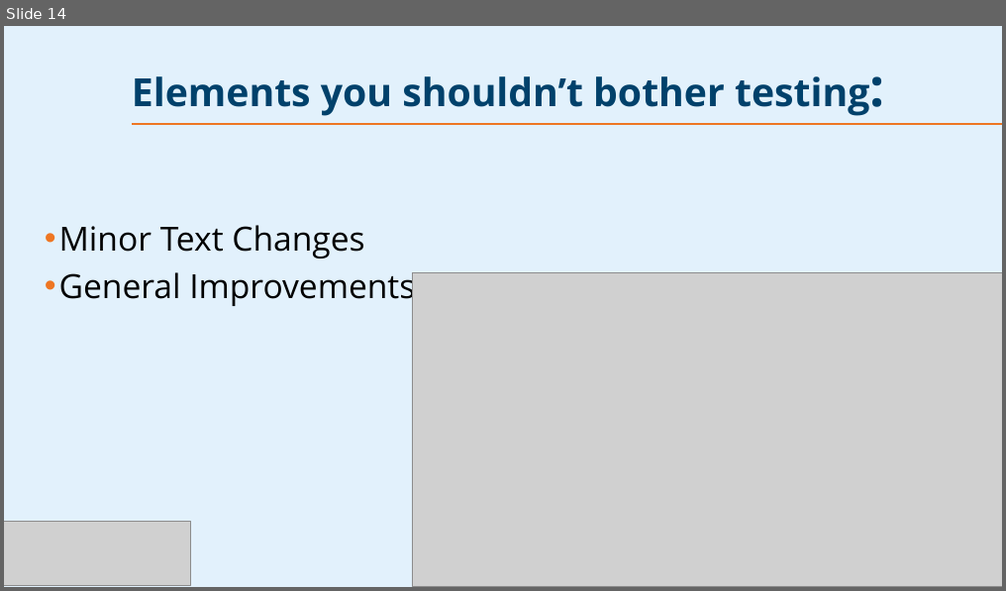
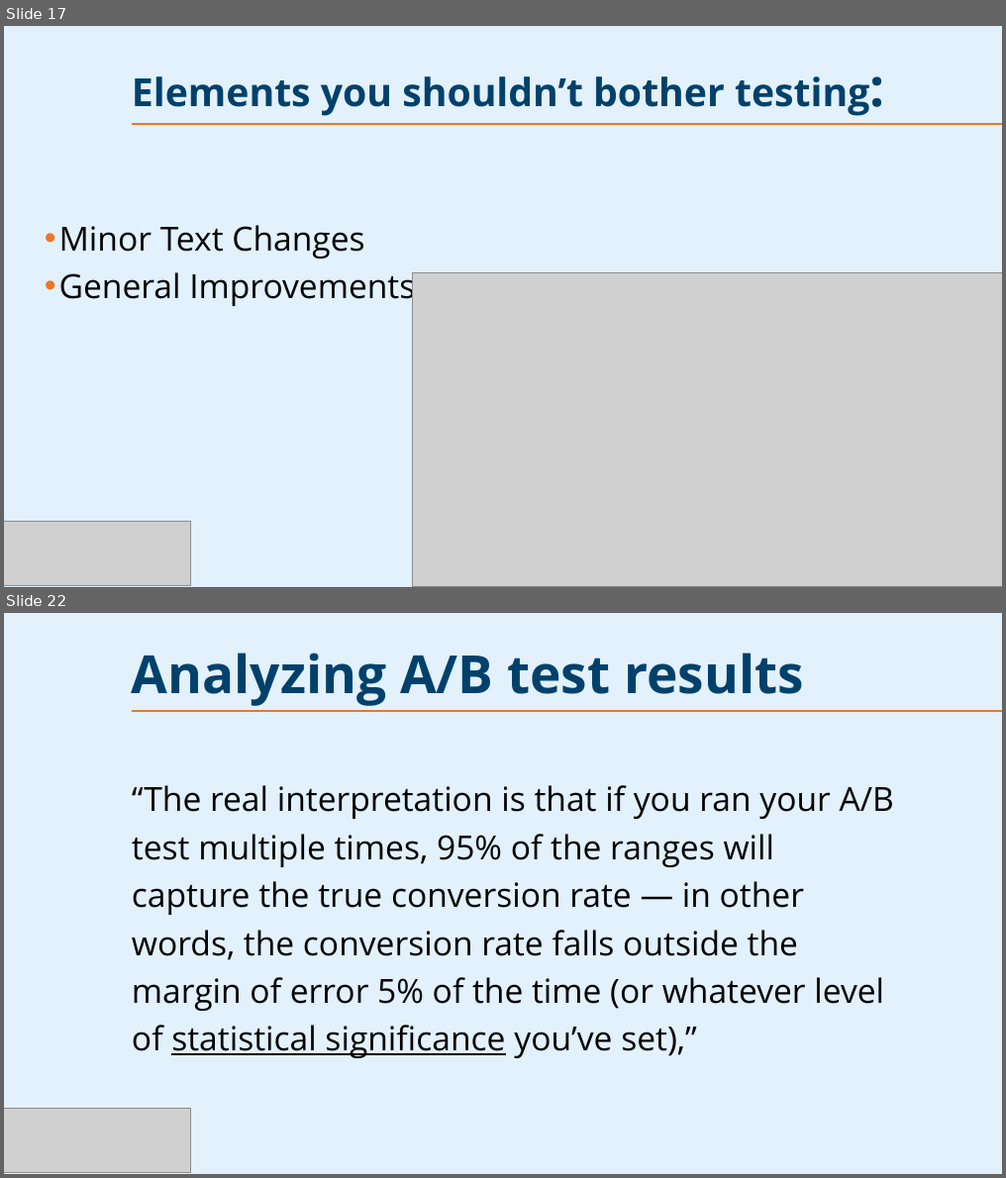
Before and after one commit to PsDragon/ADSAI_FOR_SECOND_YEARS, a slide deck: docs/Study Content/Human-Centered Artificial Intelligence/Assets/AB-Testing.pptx. Shown one above the other, each under a label of ours: slide 14 before the commit, slides 17 and 22 after it; the slides between them are not shown. The pictures are 1006x591 and 1006x1178 pixels, drawn with LibreOffice and Linux fonts; fonts in the diff are those of the drawing; grey boxes stand for pictures; background and template pictures are left out. Boxes give left, top, right and bottom in pixels: in the first picture for what was removed or moved away, otherwise in the second. Text is boxed around its words. In the diff, an @@ line names an element or a change of style, - is before the commit and + after.

```diff
--- a/docs/Study Content/Human-Centered Artificial Intelligence/Assets/AB-Testing.pptx
+++ b/docs/Study Content/Human-Centered Artificial Intelligence/Assets/AB-Testing.pptx
@@ slide 22 added at box(4, 613, 1002, 1174), background picture (left out); not listed: 1 template element that a slide beside it also shows @@
@@ title added at box(132, 653, 804, 706), 38 pt, text #00416B, bold @@
+Analyzing A/B test results
@@ text added at box(132, 785, 894, 1059), 24 pt, text #000000 @@
+“The real interpretation is that if you ran your A/B test multiple times, 95% of the ranges will capture the true conversion rate — in other words, the conversion rate falls outside the margin of error 5% of the time (or whatever level of statistical significance you’ve set),”
@@ picture added at box(4, 1108, 190, 1172) @@
@@ page number added at box(123, 1127, 238, 1157), 18 pt, text #FFFFFF, bold @@
+22
@@ what was slide 14 is now slide 17 @@
```
Also in this commit, not shown: 3 slides changed, 10 other slides added.
